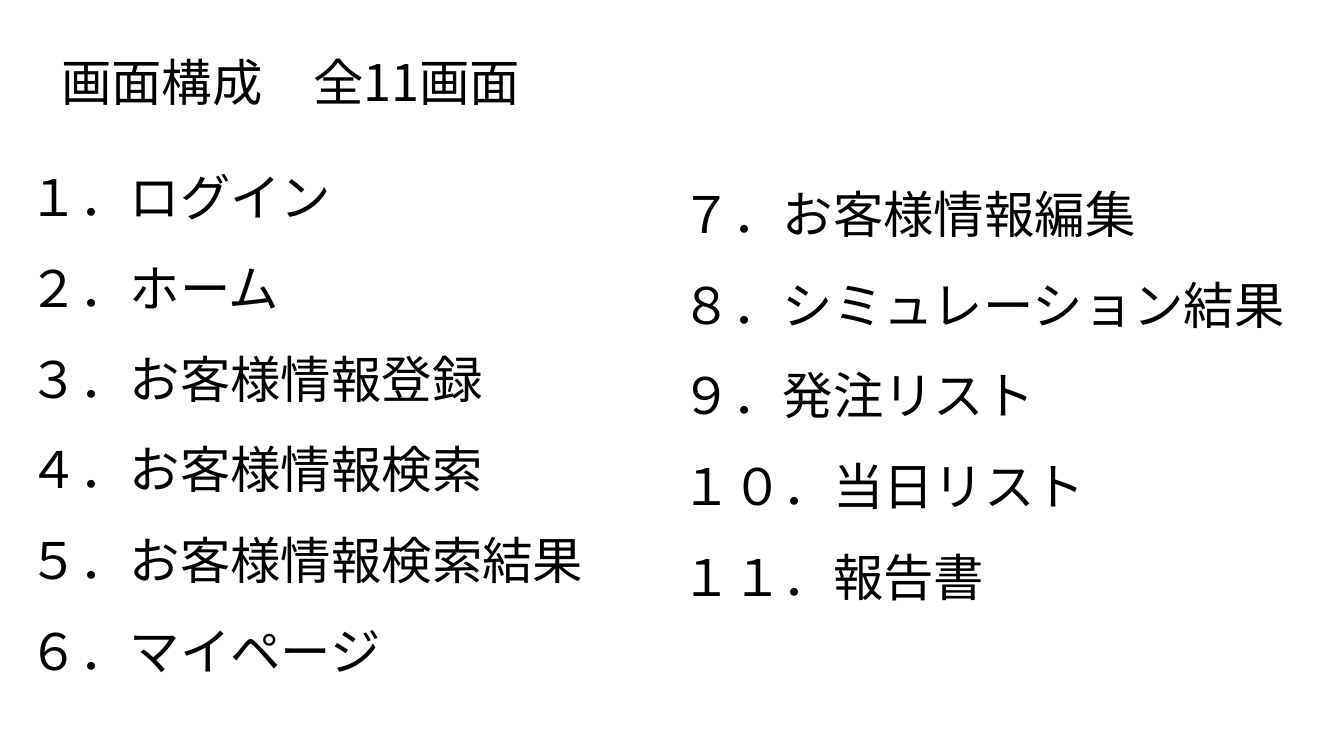
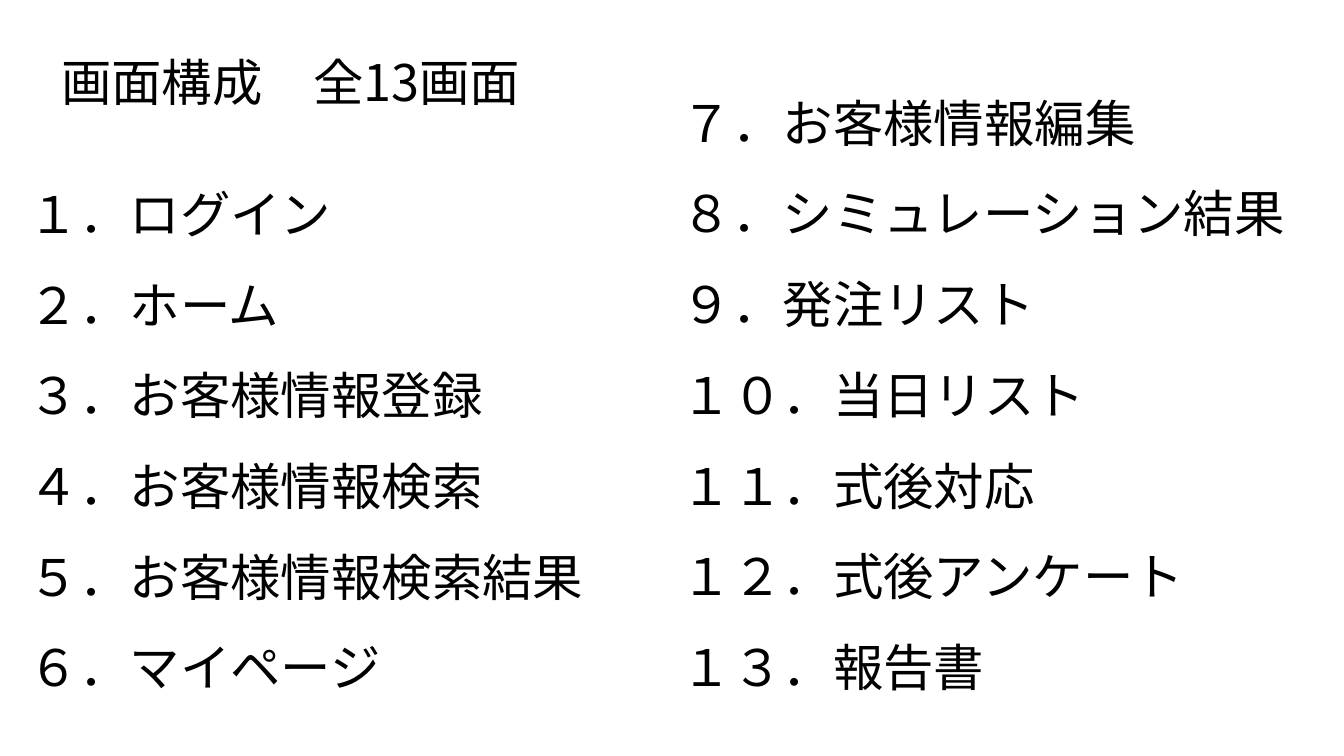
Before and after one commit to plusdojo2024/B3, a slide deck: slide 3 of doc/02_外部設計/02_画面遷移図_B3ビーチサンダル.pptx. Drawn at 1344x756 pixels with LibreOffice and Linux fonts; fonts in the diff are those of the drawing. Boxes give left, top, right and bottom in pixels: in the first picture for what was removed or moved away, otherwise in the second. Text is boxed around its words. In the diff, an @@ line names an element or a change of style, - is before the commit and + after.

Commit message:
画面遷移図　決定版

```diff
--- a/doc/02_外部設計/02_画面遷移図_B3ビーチサンダル.pptx
+++ b/doc/02_外部設計/02_画面遷移図_B3ビーチサンダル.pptx
@@ text at (61,58,520,105): text changed @@
-画面構成 全11画面
+画面構成 全13画面
@@ text "７．お客様情報編集": place and size @@
-text "７．お客様情報編集" at (682,190,1285,601)
+text "７．お客様情報編集" at (682,99,1285,691)
@@ text "１．ログイン": place and size @@
-text "１．ログイン" at (29,174,583,672)
+text "１．ログイン" at (29,191,583,688)
@@ text at (682,462,1184,691): text changed @@
-１１．報告書
+１１．式後対応
+１２．式後アンケート
+１３．報告書
```
Also in this commit, not shown: 1 other slide changed, 1 slide added.
